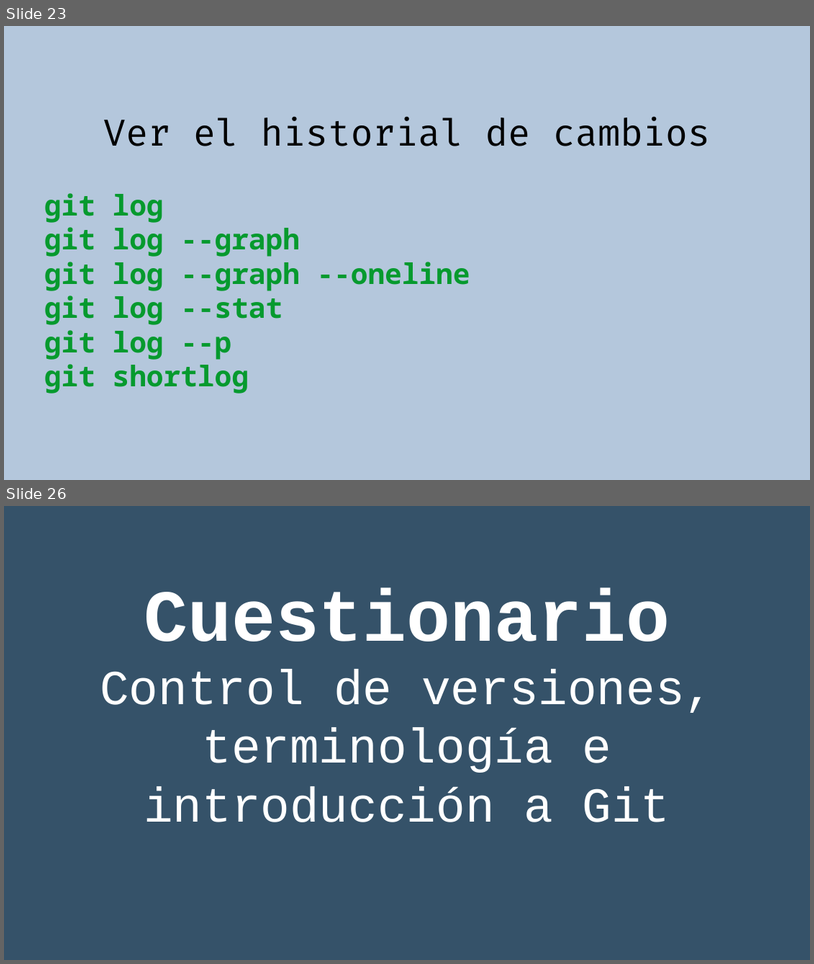
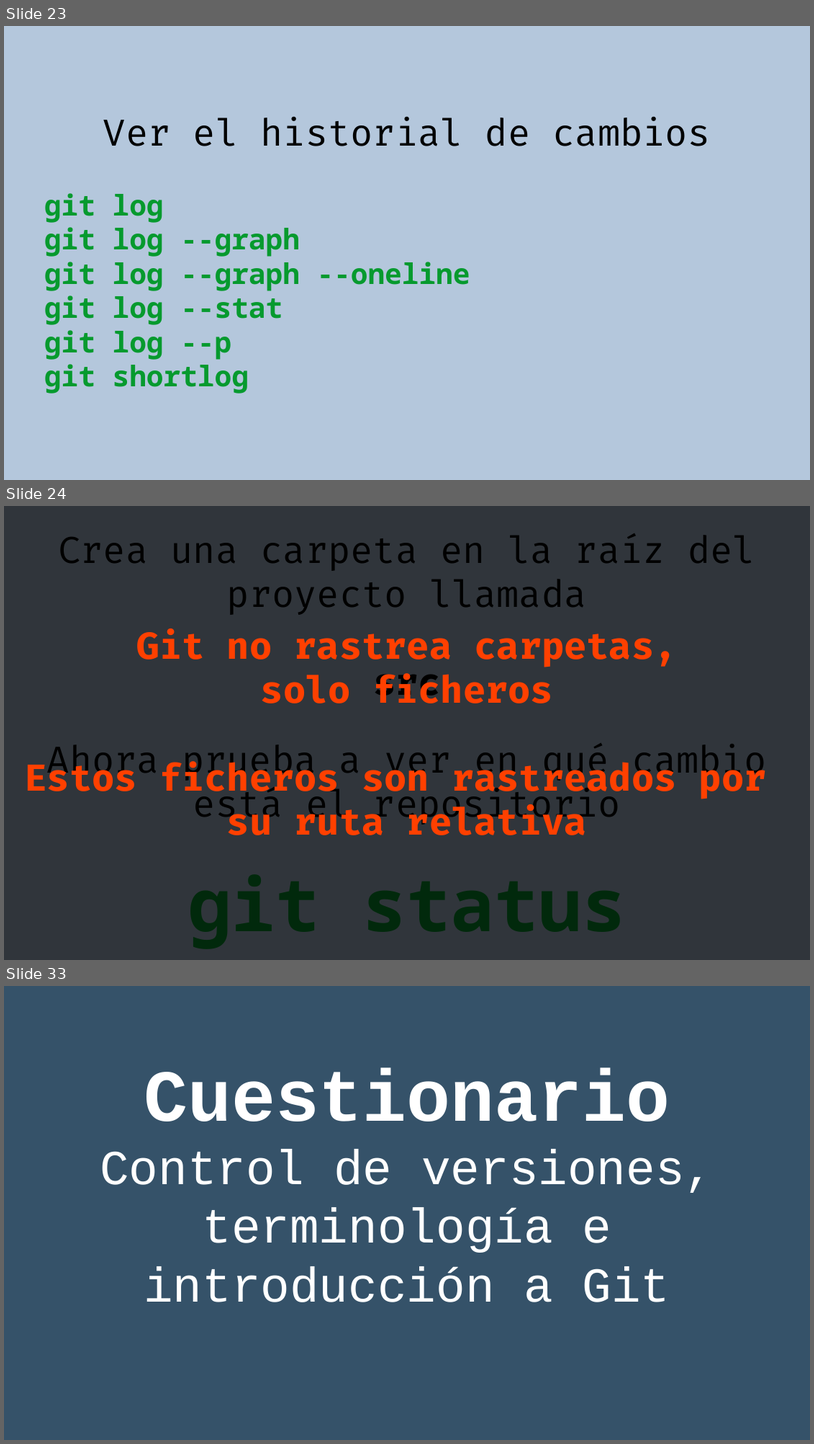
Before and after one commit to rgmf/eed2425, a slide deck: ut/02_control_de_versiones/presentacion/02_git_local.odp. Shown one above the other, each under a label of ours: slides 23 and 26 before the commit, slides 23, 24 and 33 after it; the slides between them are not shown. The pictures are 814x964 and 814x1444 pixels, drawn with LibreOffice and Linux fonts; fonts in the diff are those of the drawing. Boxes give left, top, right and bottom in pixels: in the first picture for what was removed or moved away, otherwise in the second. Text is boxed around its words. In the diff, an @@ line names an element or a change of style, - is before the commit and + after.

```diff
--- a/ut/02_control_de_versiones/presentacion/02_git_local.odp
+++ b/ut/02_control_de_versiones/presentacion/02_git_local.odp
@@ slide 24 added at box(4, 506, 810, 960), background #B4C7DC @@
@@ rectangle added at box(4, 506, 810, 960), fill #000000 at 73% opacity, outline #3465A4 0 pt, 36 pt, text #FF4000, bold @@
+Git no rastrea carpetas,
+solo ficheros
+Estos ficheros son rastreados por
+su ruta relativa
@@ subtitle added at box(47, 534, 766, 826), 36 pt, text #000000 @@
+Crea una carpeta en la raíz del proyecto llamada
+src
+Ahora prueba a ver en qué cambio está el repositorio
+git status
@@ what was slide 26 is now slide 33 @@
```
Also in this commit, not shown: 6 other slides added, 1 other file.
